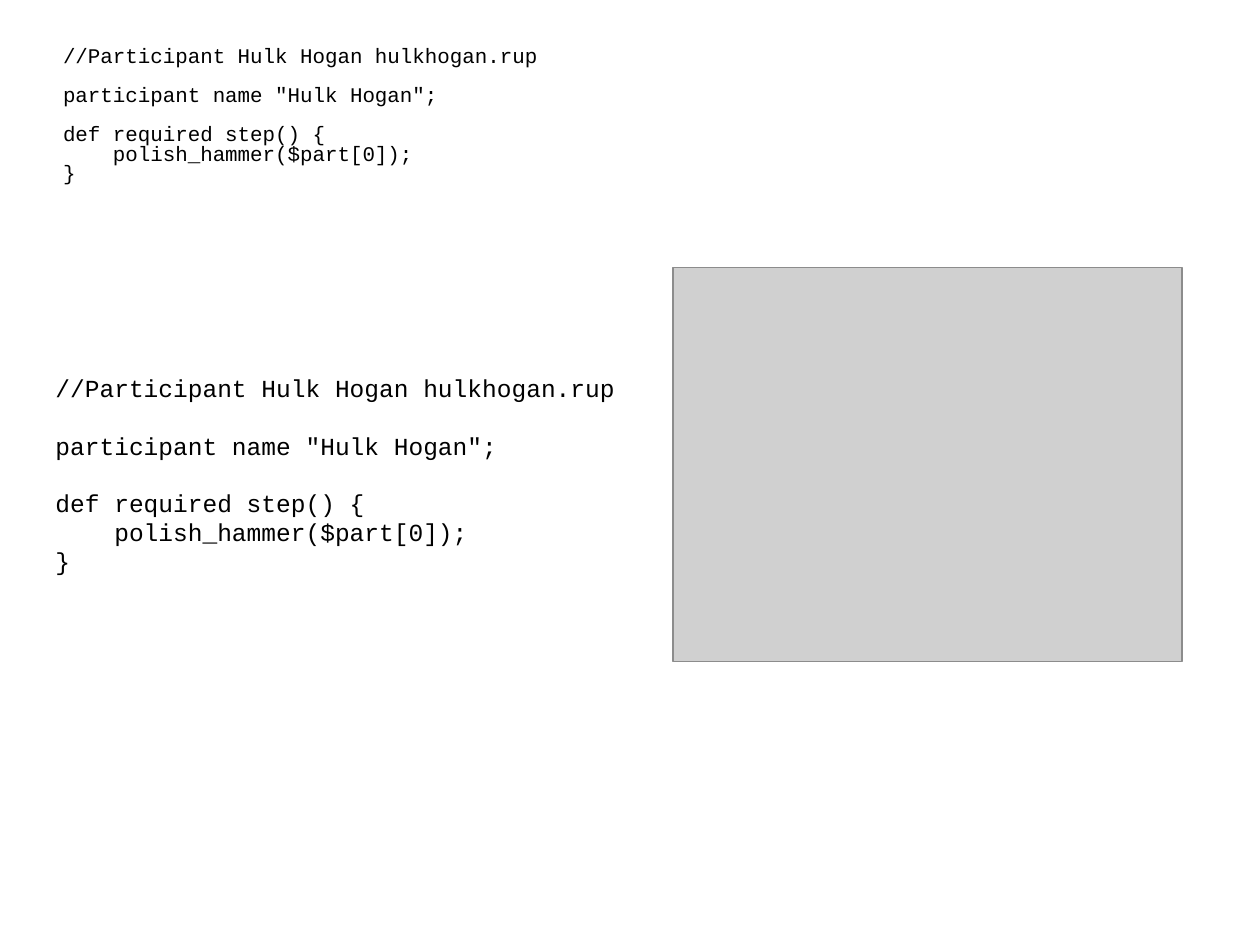
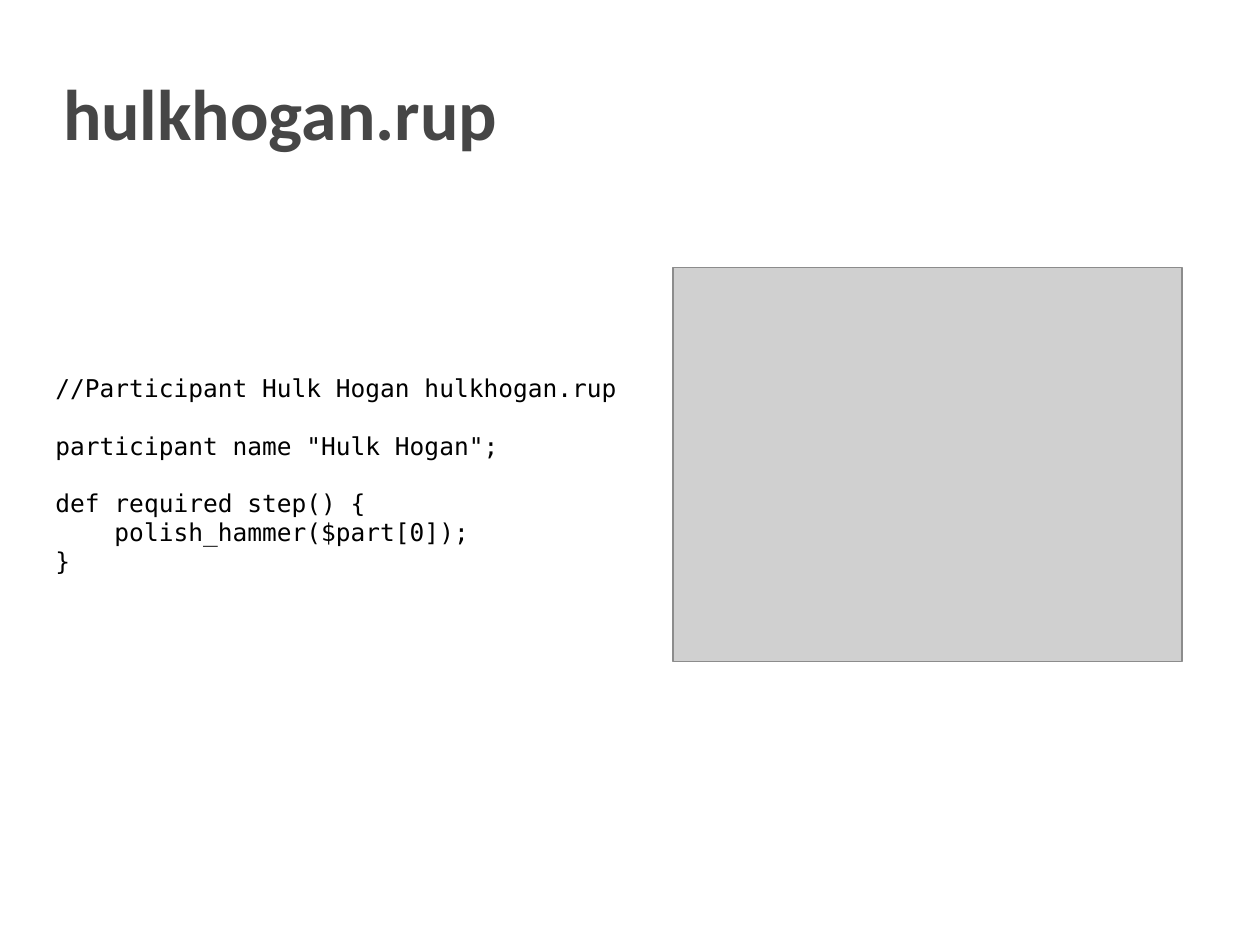
Before and after one commit to dcoli/plt4115, a slide deck: slide 5 of src/compiler/doc/rumble.ppt. Drawn at 1260x945 pixels with LibreOffice and Linux fonts; fonts in the diff are those of the drawing; grey boxes stand for pictures. Boxes give left, top, right and bottom in pixels: in the first picture for what was removed or moved away, otherwise in the second. Text is boxed around its words. In the diff, an @@ line names an element or a change of style, - is before the commit and + after.

```diff
--- a/src/compiler/doc/rumble.ppt
+++ b/src/compiler/doc/rumble.ppt
@@ title at bbox=[63, 89, 497, 152]: text changed; size 11.9 to 41 pt; font Courier New to Calibri; text colour #000000 to #464646; bold on @@
-//Participant Hulk Hogan hulkhogan.rup
-participant name "Hulk Hogan";
-def required step() {
-polish_hammer($part[0]);
-}
+hulkhogan.rup
@@ text "//Participant Hulk Hogan hulkhogan.rup participant ..." at bbox=[55, 378, 616, 547]: font Courier New to DejaVu Sans Mono @@
```
Also in this commit, not shown: 11 other slides changed, 2 other files.
